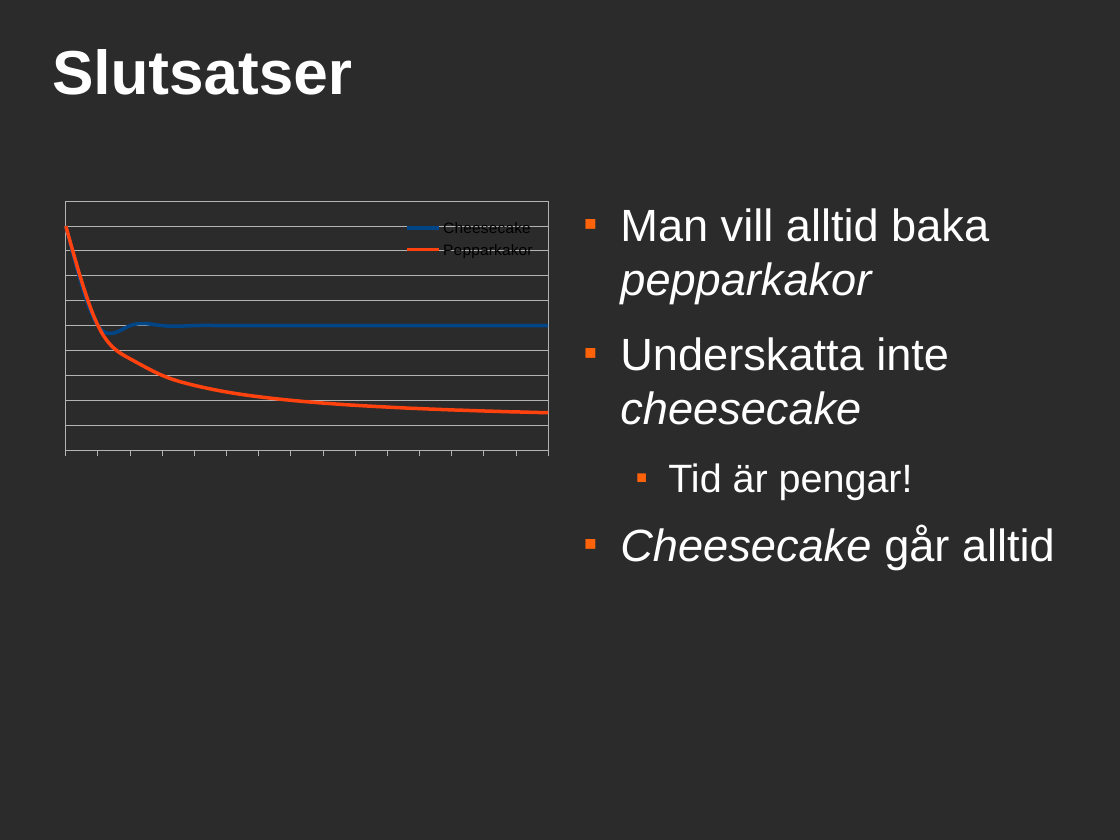
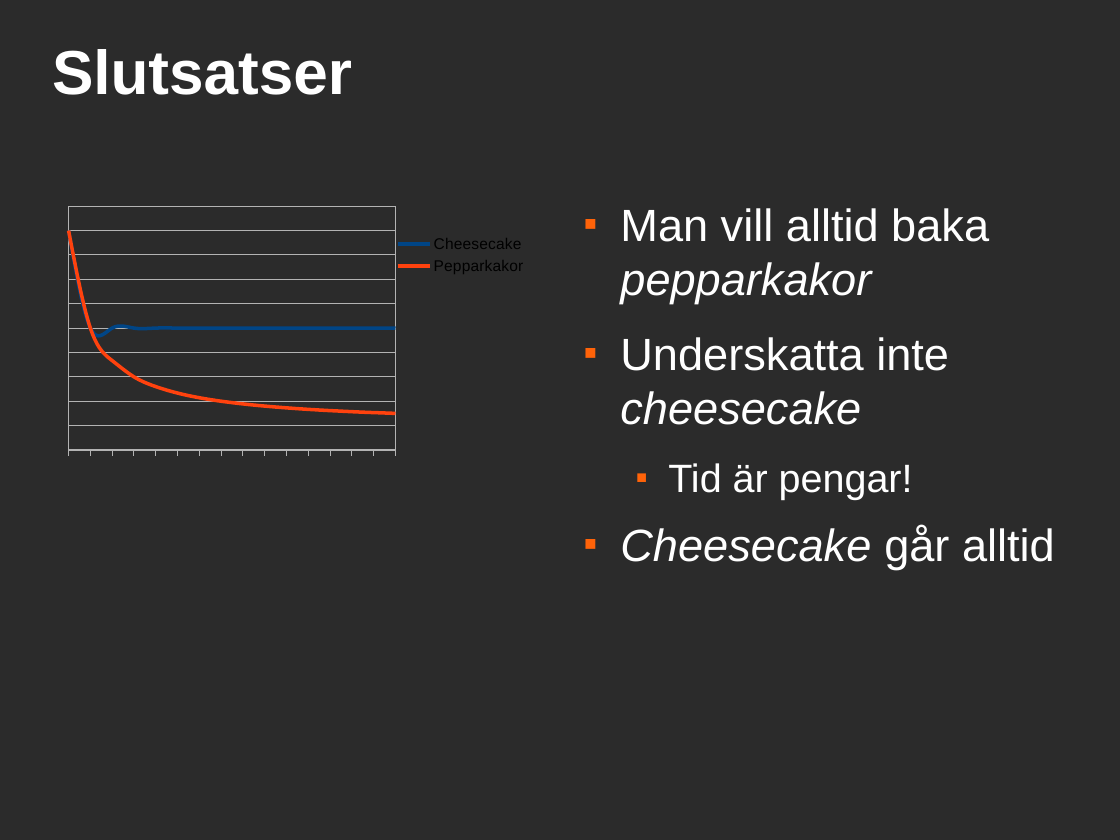
Before and after one commit to saifthe1/openfoam-openmp, a slide deck: slide 13 of presentation/pres.odp. Drawn at 1120x840 pixels with LibreOffice and Linux fonts; fonts in the diff are those of the drawing; background and template pictures are left out; a plain dark background stands for a picture behind light text. Boxes give left, top, right and bottom in pixels: in the first picture for what was removed or moved away, otherwise in the second. Text is boxed around its words. In the diff, an @@ line names an element or a change of style, - is before the commit and + after.

```diff
--- a/presentation/pres.odp
+++ b/presentation/pres.odp
@@ line chart at box(59, 201, 551, 456) @@
@@ plot area changed @@
```
